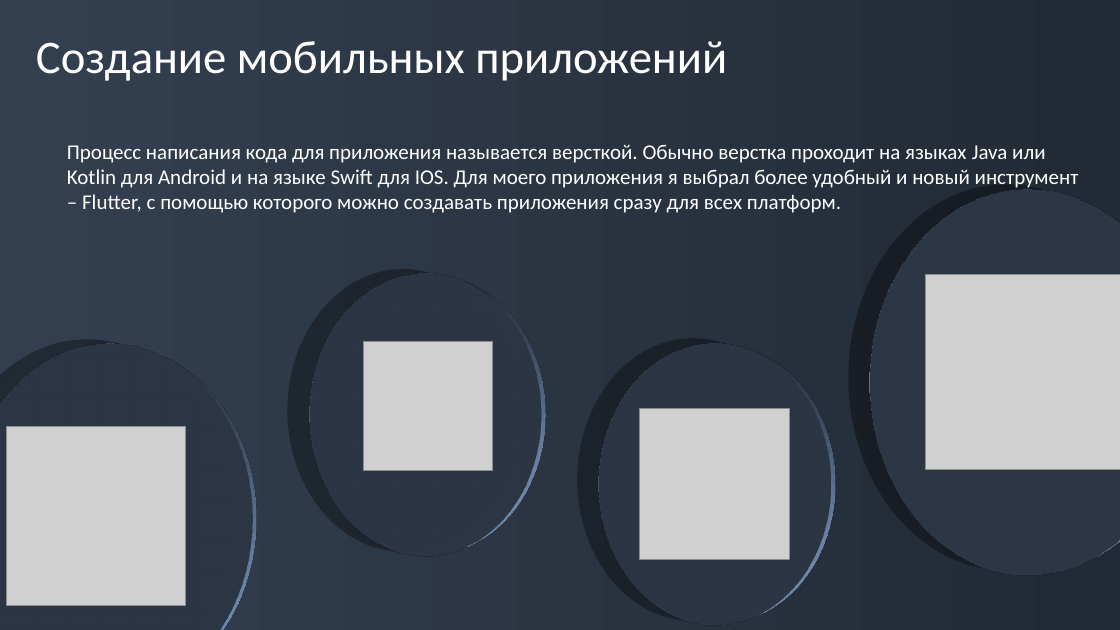
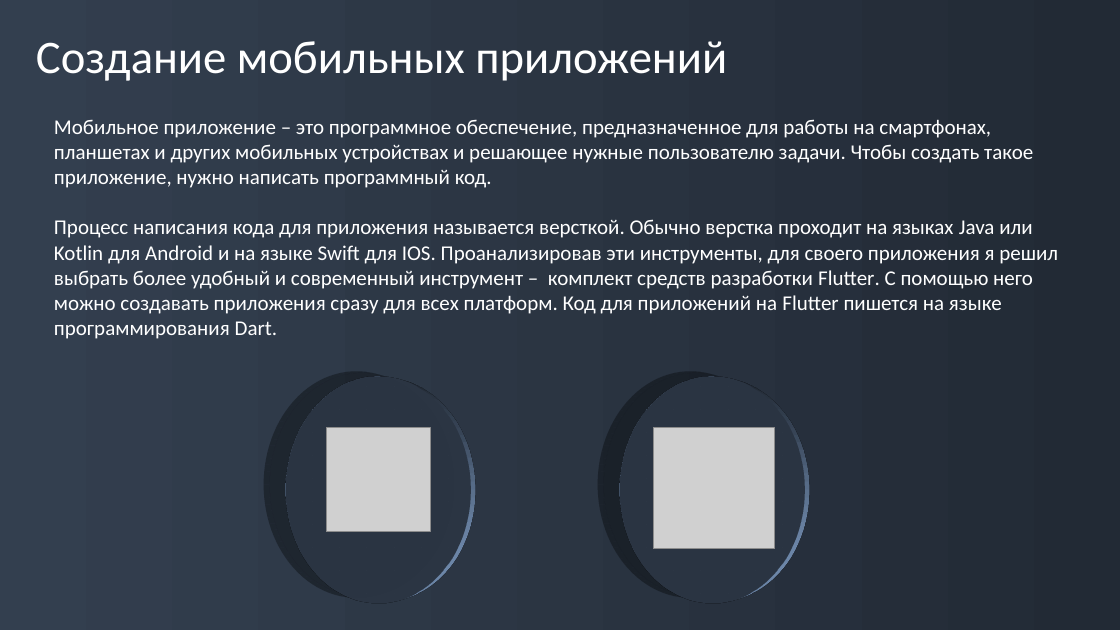
Before and after one commit to Vadimych1/Travel-Manager, a slide deck: slide 3 of Info/School Project/Presentation.pptx. Drawn at 1120x630 pixels with LibreOffice and Linux fonts; fonts in the diff are those of the drawing; grey boxes stand for pictures; background and template pictures are left out. Boxes give left, top, right and bottom in pixels: in the first picture for what was removed or moved away, otherwise in the second. Text is boxed around its words. In the diff, an @@ line names an element or a change of style, - is before the commit and + after.

```diff
--- a/Info/School Project/Presentation.pptx
+++ b/Info/School Project/Presentation.pptx
@@ text at (54, 119, 1058, 339): text changed @@
-Процесс написания кода для приложения называется версткой. Обычно верстка проходит на языках Java или Kotlin для Android и на языке Swift для IOS. Для моего приложения я выбрал более удобный и новый инструмент – Flutter, с помощью которого можно создавать приложения сразу для всех платформ.
+Мобильное приложение – это программное обеспечение, предназначенное для работы на смартфонах, планшетах и других мобильных устройствах и решающее нужные пользователю задачи. Чтобы создать такое приложение, нужно написать программный код.
+Процесс написания кода для приложения называется версткой. Обычно верстка проходит на языках Java или Kotlin для Android и на языке Swift для IOS. Проанализировав эти инструменты, для своего приложения я решил выбрать более удобный и современный инструмент – комплект средств разработки Flutter. С помощью него можно создавать приложения сразу для всех платформ. Код для приложений на Flutter пишется на языке программирования Dart.
@@ ellipse removed at (812, 195, 1120, 569) @@
@@ picture removed at (926, 274, 1120, 470) @@
@@ ellipse removed at (0, 349, 255, 630) @@
@@ ellipse: place and size @@
-ellipse at (271, 276, 548, 554)
+ellipse at (256, 377, 481, 602)
@@ ellipse: place and size @@
-ellipse at (560, 345, 838, 623)
+ellipse at (590, 377, 814, 602)
@@ picture removed at (7, 426, 186, 605) @@
@@ picture: place and size @@
-picture at (364, 342, 493, 471)
+picture at (326, 428, 430, 532)
@@ picture: place and size @@
-picture at (639, 408, 790, 559)
+picture at (654, 428, 775, 549)
```
Also in this commit, not shown: 4 other slides changed, 5 slides added, 3 slides removed, 18 other files.
